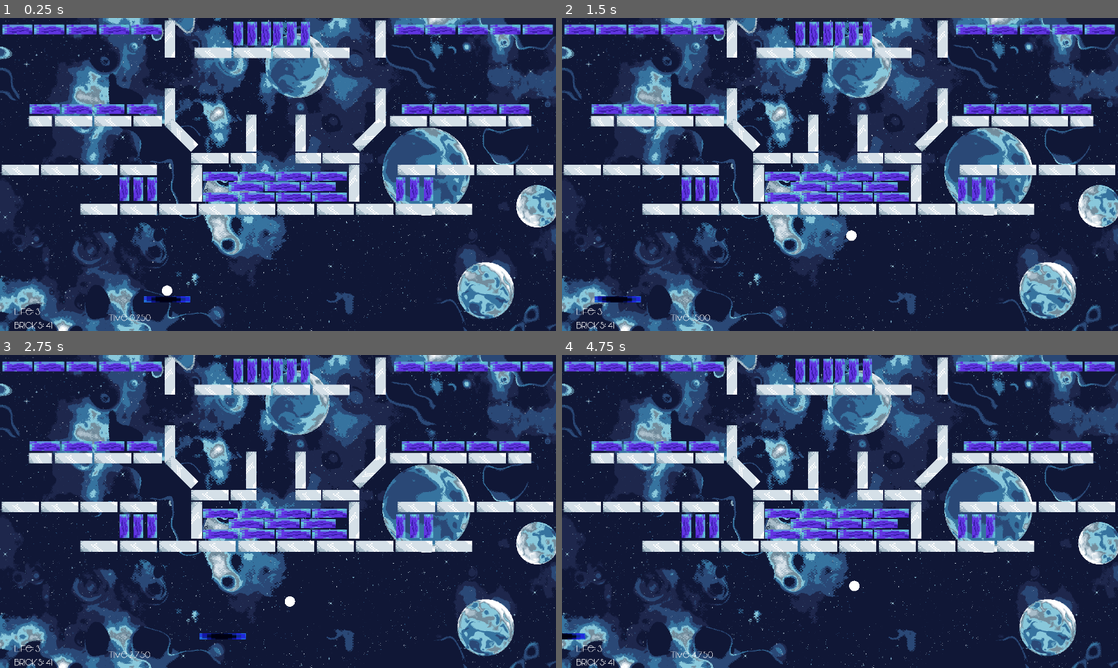
Above: before the commit, frames 1-4 (two rows, left to right).
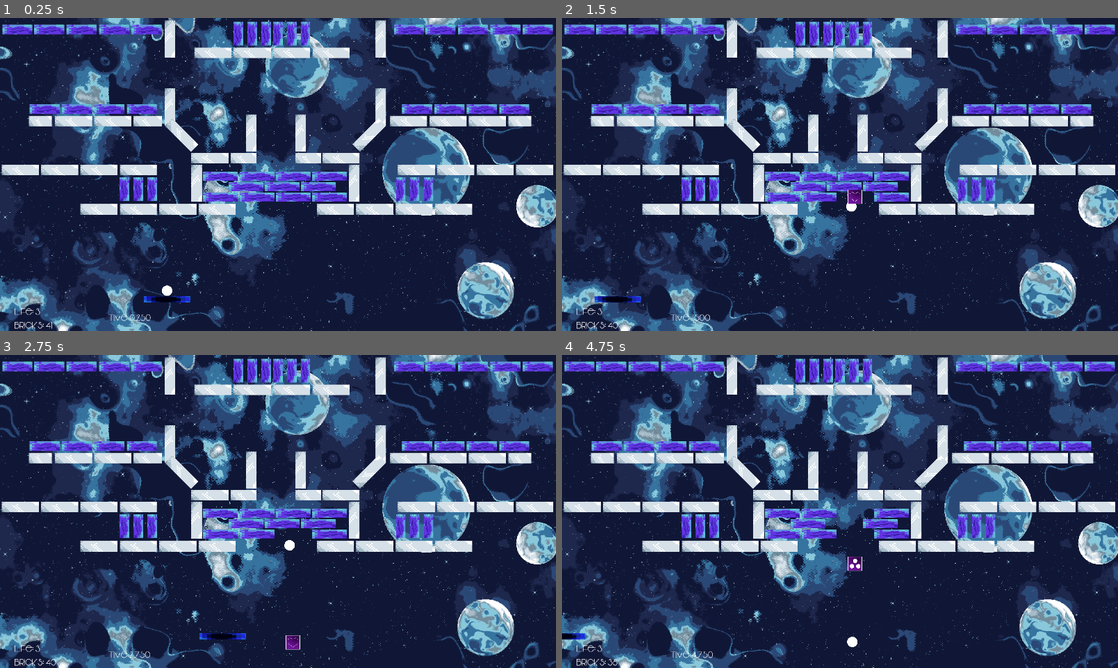
Above: after the commit, the same moments.

Repository: QuirrelForU/Arcaventure
Game: Godot game, scene res://Arkanoid/LevelFirst/LevelTwo.tscn
The game is run twice, just before and just after one commit, with the same random seed, the same clock (stepped at 60 frames per second) and the same inputs. This scene is started directly instead of the project's main scene.
Inputs (mouse positions are in pixels of both pictures, inside the frame that each line leads up to):
- Up to frame 1 (0.25 s): no input
- Up to frame 2 (1.5 s): tap Enter at 0.5 s; move the mouse to (962, 158) at 0.52 s; tap Space at 1.25 s; move the mouse to (728, 190) at 1.27 s
- Up to frame 3 (2.75 s): move the mouse to (333, 442) at 2.02 s
- Up to frame 4 (4.75 s): move the mouse to (812, 574) at 2.77 s; move the mouse to (1006, 558) at 3.52 s; move the mouse to (673, 464) at 4.27 s

The runs differ from the first frame. In frame 1, 0.5% of the frame differs, in the area x 42-57%, y 59-63%; in frame 2, 0.7%; in frame 3, 0.8%; in frame 4, 1.3%, in the area x 8-57%, y 49-100%.
Error in both runs: Invalid get index 'webcam_mode' (on base: 'Nil'). (res://Arkanoid/LevelFirst/LevelFirst.gd:27)

Commit message:
Update LevelTwo.tscn

Diff:
--- a/game/Arkanoid/LevelFirst/LevelTwo.tscn
+++ b/game/Arkanoid/LevelFirst/LevelTwo.tscn
@@ -1191,48 +1191,6 @@
 "_edit_lock_": true
 }
 
-[node name="BrickWall35" type="StaticBody2D" parent="Walls"]
-position = Vector2( 886, 660 )
-scale = Vector2( 0.25, 0.071 )
-collision_layer = 16
-collision_mask = 8
-
-[node name="CollisionShape2D" type="CollisionShape2D" parent="Walls/BrickWall35"]
-shape = SubResource( 4 )
-__meta__ = {
-"_edit_lock_": true
-}
-
-[node name="Sprite" type="Sprite" parent="Walls/BrickWall35/CollisionShape2D"]
-scale = Vector2( 20.808, 61.925 )
-texture = ExtResource( 5 )
-region_enabled = true
-region_rect = Rect2( 1065.04, 73.3981, 24.6345, 8.25896 )
-__meta__ = {
-"_edit_lock_": true
-}
-
-[node name="BrickWall36" type="StaticBody2D" parent="Walls"]
-position = Vector2( 1022, 660 )
-scale = Vector2( 0.25, 0.071 )
-collision_layer = 16
-collision_mask = 8
-
-[node name="CollisionShape2D" type="CollisionShape2D" parent="Walls/BrickWall36"]
-shape = SubResource( 4 )
-__meta__ = {
-"_edit_lock_": true
-}
-
-[node name="Sprite" type="Sprite" parent="Walls/BrickWall36/CollisionShape2D"]
-scale = Vector2( 20.808, 61.925 )
-texture = ExtResource( 5 )
-region_enabled = true
-region_rect = Rect2( 1065.04, 73.3981, 24.6345, 8.25896 )
-__meta__ = {
-"_edit_lock_": true
-}
-
 [node name="BrickWall37" type="StaticBody2D" parent="Walls"]
 position = Vector2( 1158, 660 )
 scale = Vector2( 0.25, 0.071 )
